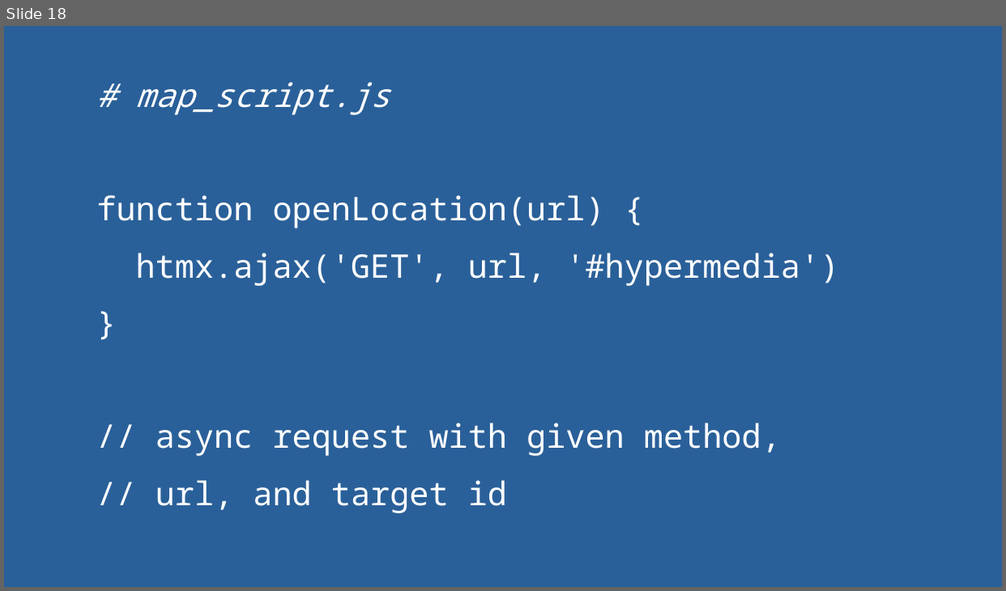
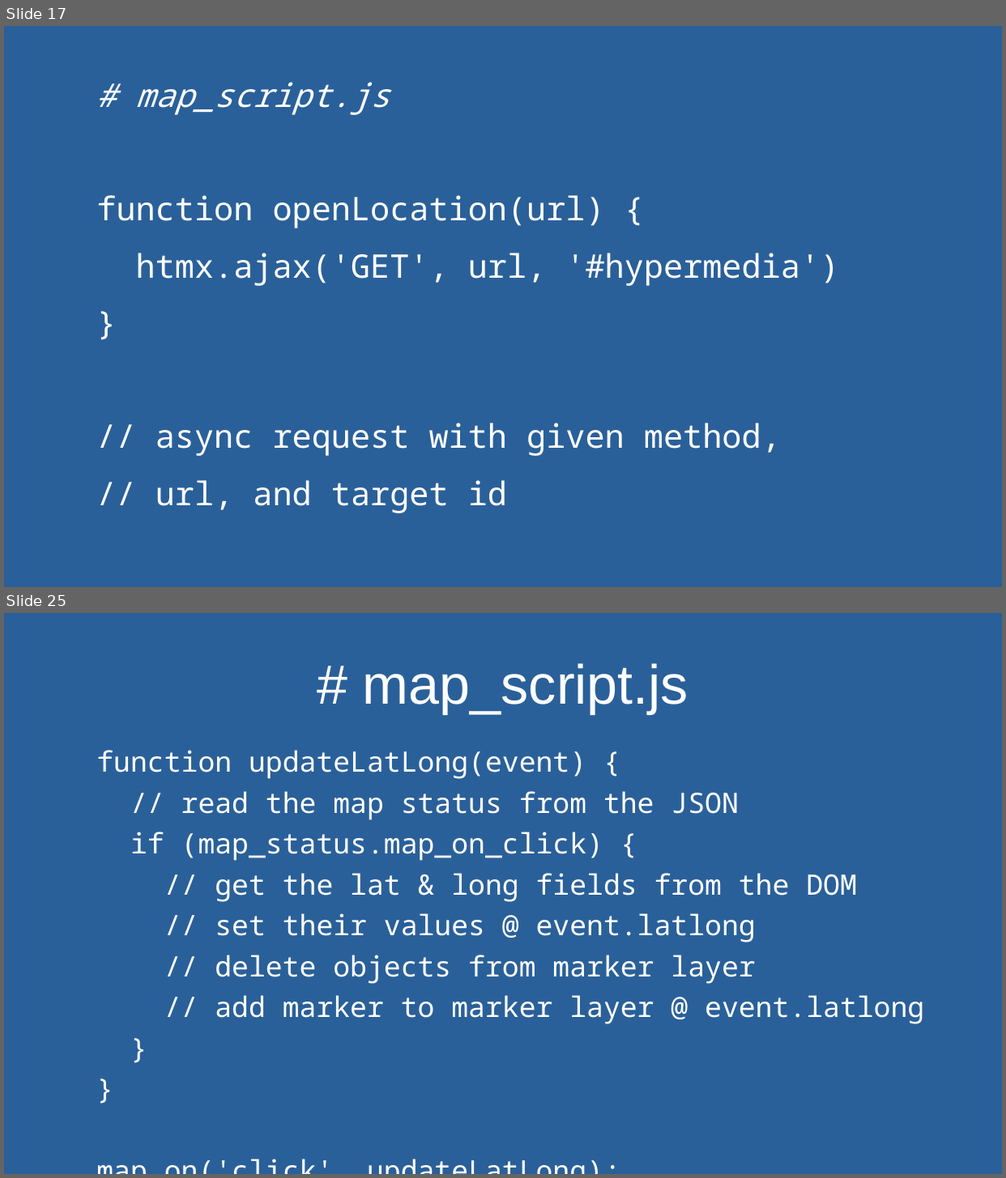
Before and after one commit to andywar65/map_swap_example, a slide deck: hypermedia_driven_maps.odp. Shown one above the other, each under a label of ours: slide 18 before the commit, slides 17 and 25 after it; the slides between them are not shown. The pictures are 1006x591 and 1006x1178 pixels, drawn with LibreOffice and Linux fonts; fonts in the diff are those of the drawing. Boxes give left, top, right and bottom in pixels: in the first picture for what was removed or moved away, otherwise in the second. Text is boxed around its words. In the diff, an @@ line names an element or a change of style, - is before the commit and + after.

```diff
--- a/hypermedia_driven_maps.odp
+++ b/hypermedia_driven_maps.odp
@@ slide 25 added at [4, 613, 1002, 1174], background #2A6099 @@
@@ title added at [363, 663, 688, 714], 44 pt, text #FFFFFF @@
+# map_script.js
@@ text added at [96, 750, 924, 1024], 22.4 pt, text #FFFFFF @@
+function updateLatLong(event) {
+// read the map status from the JSON
+if (map_status.map_on_click) {
+// get the lat & long fields from the DOM
+// set their values @ event.latlong
+// delete objects from marker layer
+// add marker to marker layer @ event.latlong
+}
+}
+map.on('click', updateLatLong);
@@ what was slide 18 is now slide 17 @@
```
Also in this commit, not shown: 7 slides changed, 9 other slides added, 3 slides removed.
